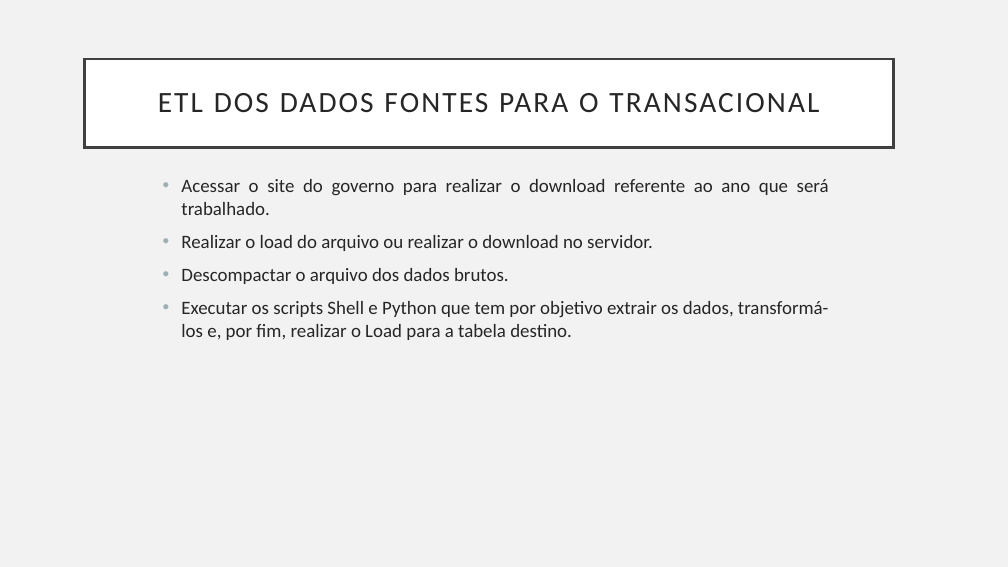
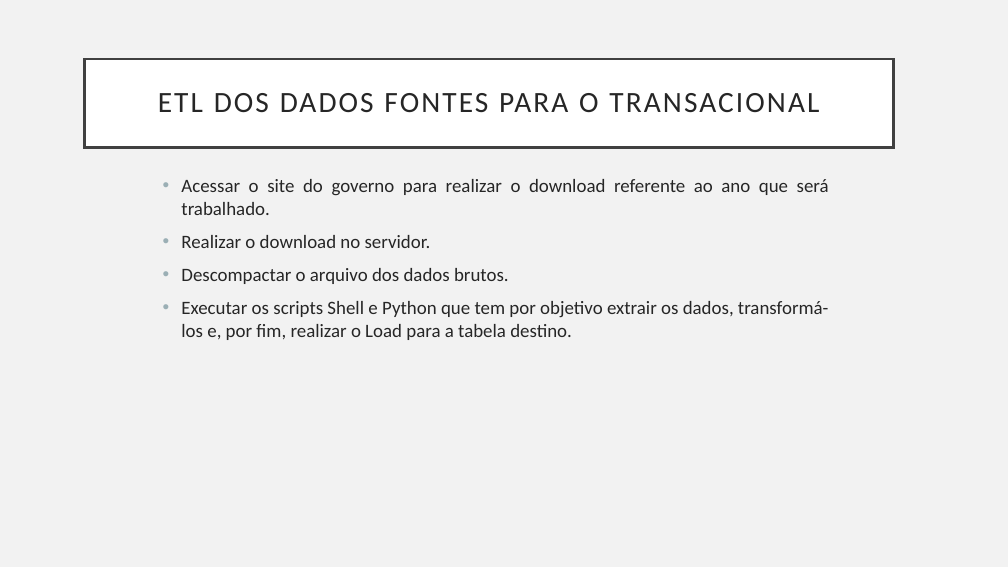
Before and after one commit to martins9/repositoriomonografia, a slide deck: slide 11 of Apresentação_Monografia.pptx (slide 8 before the commit). Drawn at 1008x567 pixels with LibreOffice and Linux fonts; fonts in the diff are those of the drawing. Boxes give left, top, right and bottom in pixels: in the first picture for what was removed or moved away, otherwise in the second. Text is boxed around its words. In the diff, an @@ line names an element or a change of style, - is before the commit and + after.

```diff
--- a/Apresentação_Monografia.pptx
+++ b/Apresentação_Monografia.pptx
@@ text at (181, 235, 431, 248): text changed @@
-• Realizar o load do arquivo ou realizar o download no servidor.
+• Realizar o download no servidor.
```
Also in this commit, not shown: 4 other slides changed, 3 slides added.
